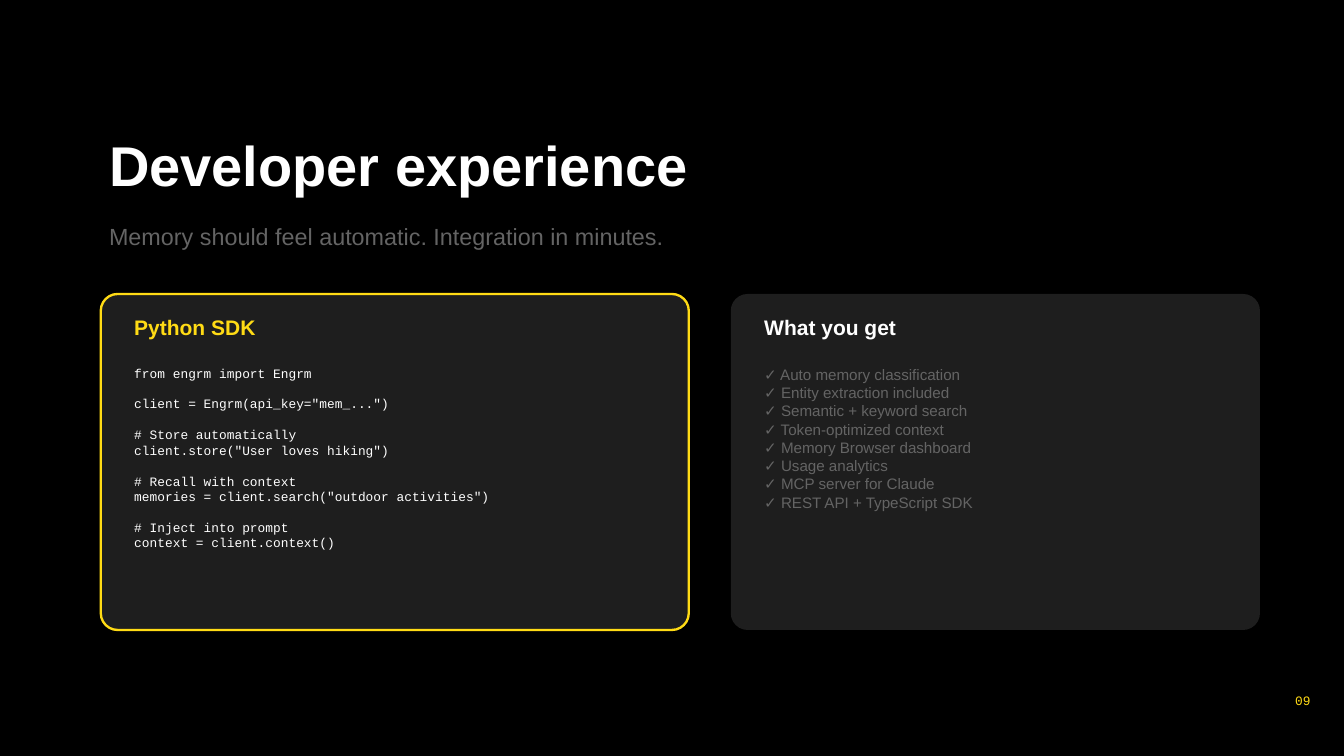
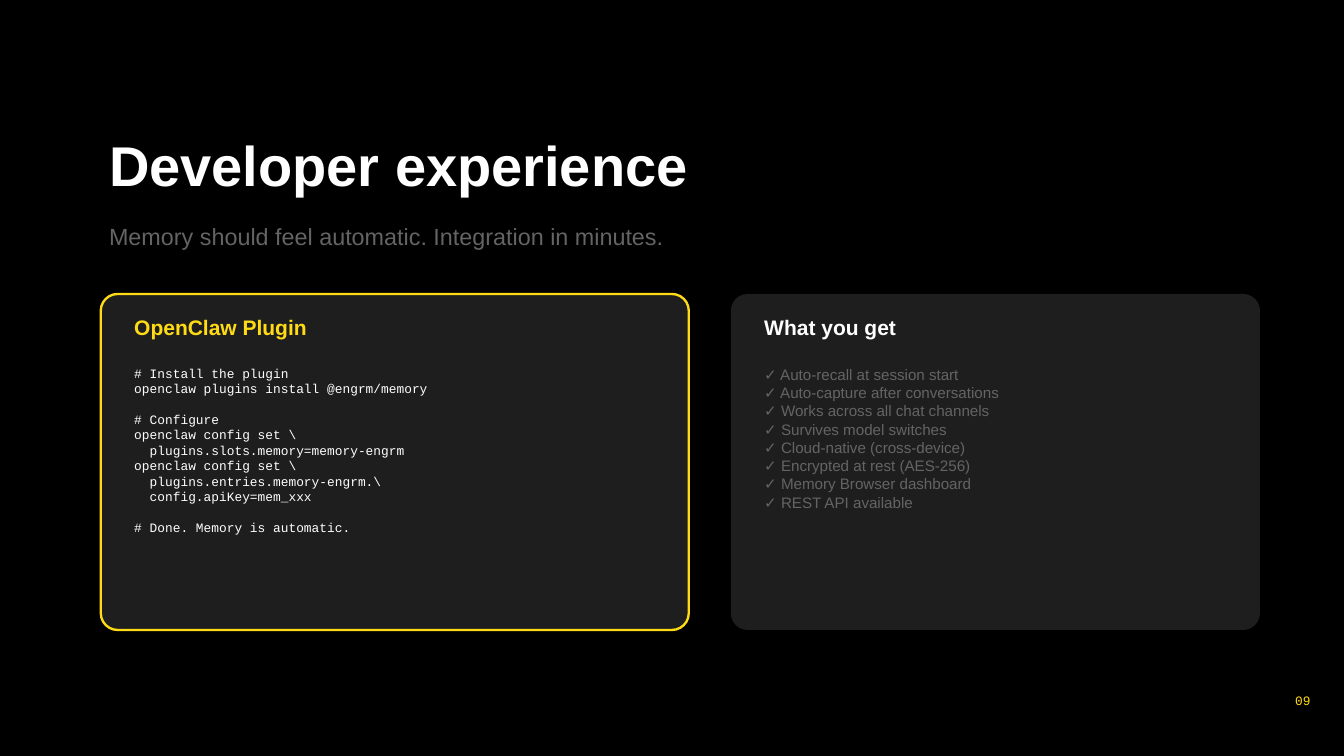
Before and after one commit to jscianna/engrm, a slide deck: slide 9 of Engrm-Pitch-Deck-v3.pptx. Drawn at 1344x756 pixels with LibreOffice and Linux fonts; fonts in the diff are those of the drawing. Boxes give left, top, right and bottom in pixels: in the first picture for what was removed or moved away, otherwise in the second. Text is boxed around its words. In the diff, an @@ line names an element or a change of style, - is before the commit and + after.

Commit message:
deck: replace Python SDK with OpenClaw plugin install
- Shows real, working integration (not aspirational SDK)
- 3 commands to install + configure
- Updated 'What you get' with auto-recall, auto-capture, cross-channel

```diff
--- a/Engrm-Pitch-Deck-v3.pptx
+++ b/Engrm-Pitch-Deck-v3.pptx
@@ text at (134, 319, 307, 340): text changed @@
-Python SDK
+OpenClaw Plugin
@@ text at (134, 368, 427, 535): text changed @@
-from engrm import Engrm
-client = Engrm(api_key="mem_...")
-# Store automatically
-client.store("User loves hiking")
-# Recall with context
-memories = client.search("outdoor activities")
-# Inject into prompt
-context = client.context()
+# Install the plugin
+openclaw plugins install @engrm/memory
+# Configure
+openclaw config set \
+plugins.slots.memory=memory-engrm
+openclaw config set \
+plugins.entries.memory-engrm.\
+config.apiKey=mem_xxx
+# Done. Memory is automatic.
@@ text at (780, 369, 999, 508): text changed @@
-✓ Auto memory classification
-✓ Entity extraction included
-✓ Semantic + keyword search
-✓ Token-optimized context
-✓ Memory Browser dashboard
-✓ Usage analytics
-✓ MCP server for Claude
-✓ REST API + TypeScript SDK
+✓ Auto-recall at session start
+✓ Auto-capture after conversations
+✓ Works across all chat channels
+✓ Survives model switches
+✓ Cloud-native (cross-device)
+✓ Encrypted at rest (AES-256)
+✓ Memory Browser dashboard
+✓ REST API available
```
Also in this commit, not shown: 1 other file.
